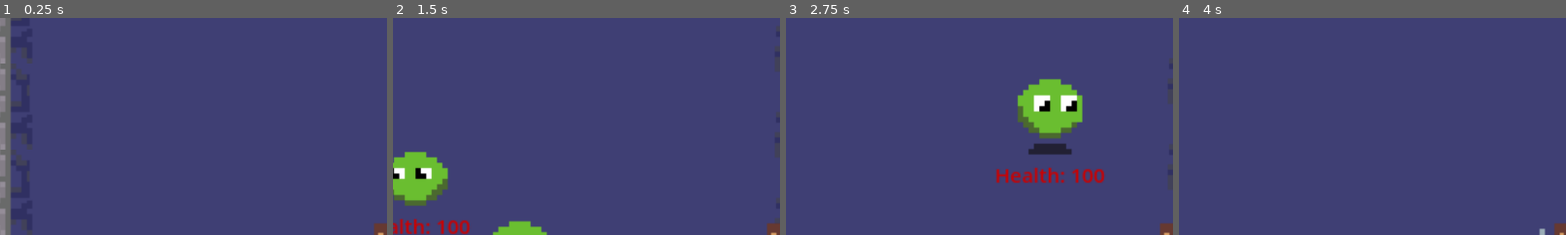
Above: before the commit, frames 1-4 (left to right).
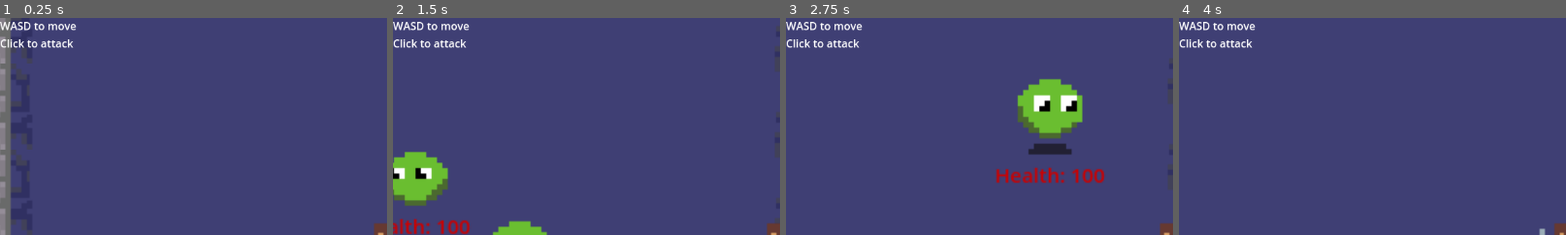
Above: after the commit, the same moments.

Repository: beml201/dungeon_game1
Game: Godot game, scene res://scenes/main.tscn
Two runs of this game, one before a commit and one after it. Both use one fixed random seed, a clock stepped at 60 frames per second and the inputs below.
Inputs (mouse positions are % of the whole screen's width and height, from its top left):
- Up to frame 1 (0.25 s): no input
- Up to frame 2 (1.5 s): tap Enter at 0.5, 1.25 s; move the mouse to (72, 45) at 0.52 s; hold D (right) 0.53-1.28 s; click (72, 45) at 0.6 s; tap E (shoot) at 0.8, 1.35 s; move the mouse to (30, 55) at 1.27 s; hold S (down) from 1.28 s (still down)
- Up to frame 3 (2.75 s): click (30, 55) at 1.55 s; tap Enter at 2 s; move the mouse to (60, 28) at 2.02 s; release S (down) at 2.03 s; hold D (right) from 2.03 s (still down); click (60, 28) at 2.1 s; tap E (shoot) at 2.3 s
- Up to frame 4 (4 s): tap Enter at 2.75, 3.5 s; move the mouse to (45, 70) at 2.77 s; release D (right) at 2.78 s; hold W (up) 2.78-3.53 s; tap E (shoot) at 2.85, 3.8 s; click (45, 70) at 3.05 s; move the mouse to (80, 65) at 3.52 s; hold A (left) from 3.53 s (still down); click (80, 65) at 3.6 s
The pictures show only the part of the screen within x 0-50%, y 0-50%; the shares and areas given below are measured in that part.

The runs differ from the first frame. In frame 1, 0.8% of the frame differs, in the area x 0-20%, y 1-14%; in frame 2, 0.8%; in frame 3, 0.8%; in frame 4, 0.8%.

Commit message:
Added basic HUD

Diff:
--- /dev/null
+++ b/scenes/HUD.tscn
@@ -0,0 +1,26 @@
+[gd_scene load_steps=2 format=3 uid="uid://bnhw8n7ib1j7v"]
+
+[ext_resource type="Script" path="res://scripts/hud.gd" id="1_egvgx"]
+
+[node name="Hud" type="CanvasLayer"]
+script = ExtResource("1_egvgx")
+
+[node name="Main" type="Label" parent="."]
+offset_right = 40.0
+offset_bottom = 23.0
+text = "WASD to move
+Click to attack"
+
+[node name="Shoot" type="Label" parent="."]
+visible = false
+offset_top = 50.0
+offset_right = 78.0
+offset_bottom = 73.0
+text = "E to shoot"
+
+[node name="Stomp" type="Label" parent="."]
+visible = false
+offset_top = 75.0
+offset_right = 119.0
+offset_bottom = 98.0
+text = "Space to stomp"
--- a/scenes/main.tscn
+++ b/scenes/main.tscn
@@ -1,7 +1,8 @@
-[gd_scene load_steps=3 format=3 uid="uid://cbrudqyeybk80"]
+[gd_scene load_steps=4 format=3 uid="uid://cbrudqyeybk80"]
 
 [ext_resource type="Script" path="res://scripts/main.gd" id="1_0e6i6"]
 [ext_resource type="AudioStream" uid="uid://clpu6sh20fl4f" path="res://assets/music/dungeon.mp3" id="2_lekus"]
+[ext_resource type="PackedScene" uid="uid://bnhw8n7ib1j7v" path="res://scenes/HUD.tscn" id="3_ptf2s"]
 
 [node name="main" type="Node2D"]
 script = ExtResource("1_0e6i6")
@@ -10,3 +11,5 @@
 stream = ExtResource("2_lekus")
 volume_db = -40.0
 parameters/looping = true
+
+[node name="Hud" parent="." instance=ExtResource("3_ptf2s")]
--- /dev/null
+++ b/scripts/hud.gd
@@ -0,0 +1,16 @@
+extends CanvasLayer
+
+# Called when the node enters the scene tree for the first time.
+func _ready() -> void:
+	Global.connect("magic_mushroom", _new_label)
+	pass # Replace with function body.
+
+# Called every frame. 'delta' is the elapsed time since the previous frame.
+func _process(delta: float) -> void:
+	pass
+
+func _new_label(label):
+	if label=="ENSEEEN":
+		$Shoot.show()
+	if label=="ENLEGGEN":
+		$Stomp.show()
--- a/scripts/main.gd
+++ b/scripts/main.gd
@@ -32,6 +32,7 @@
 		add_key(Global.dungeons_finished)
 
 func add_enemies(room_number):
+	# Don't create mobs in the final dungeon
 	if room_number+1==dungeon.N_ROOMS:
 		Global.mobs_left += 1
 		return
